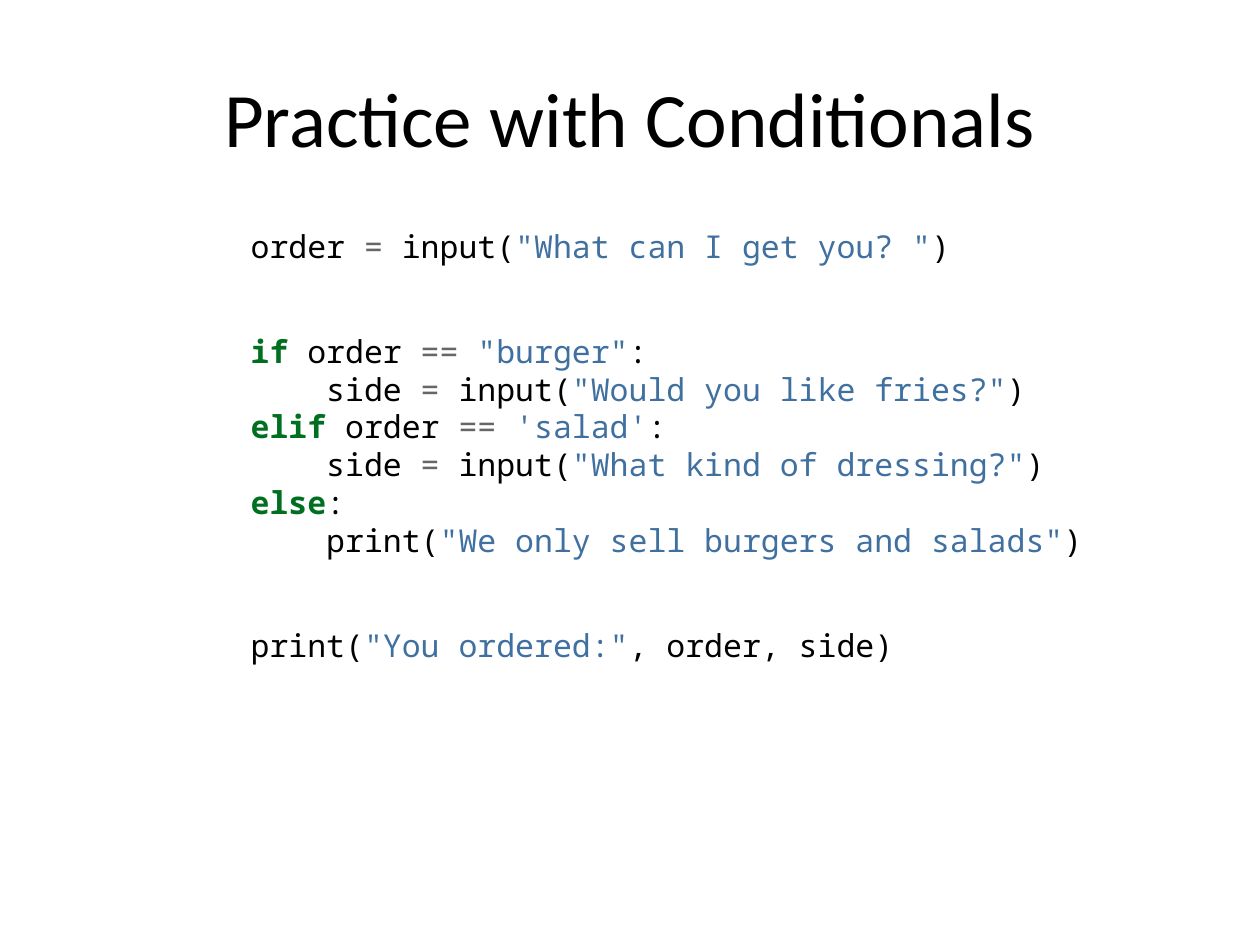
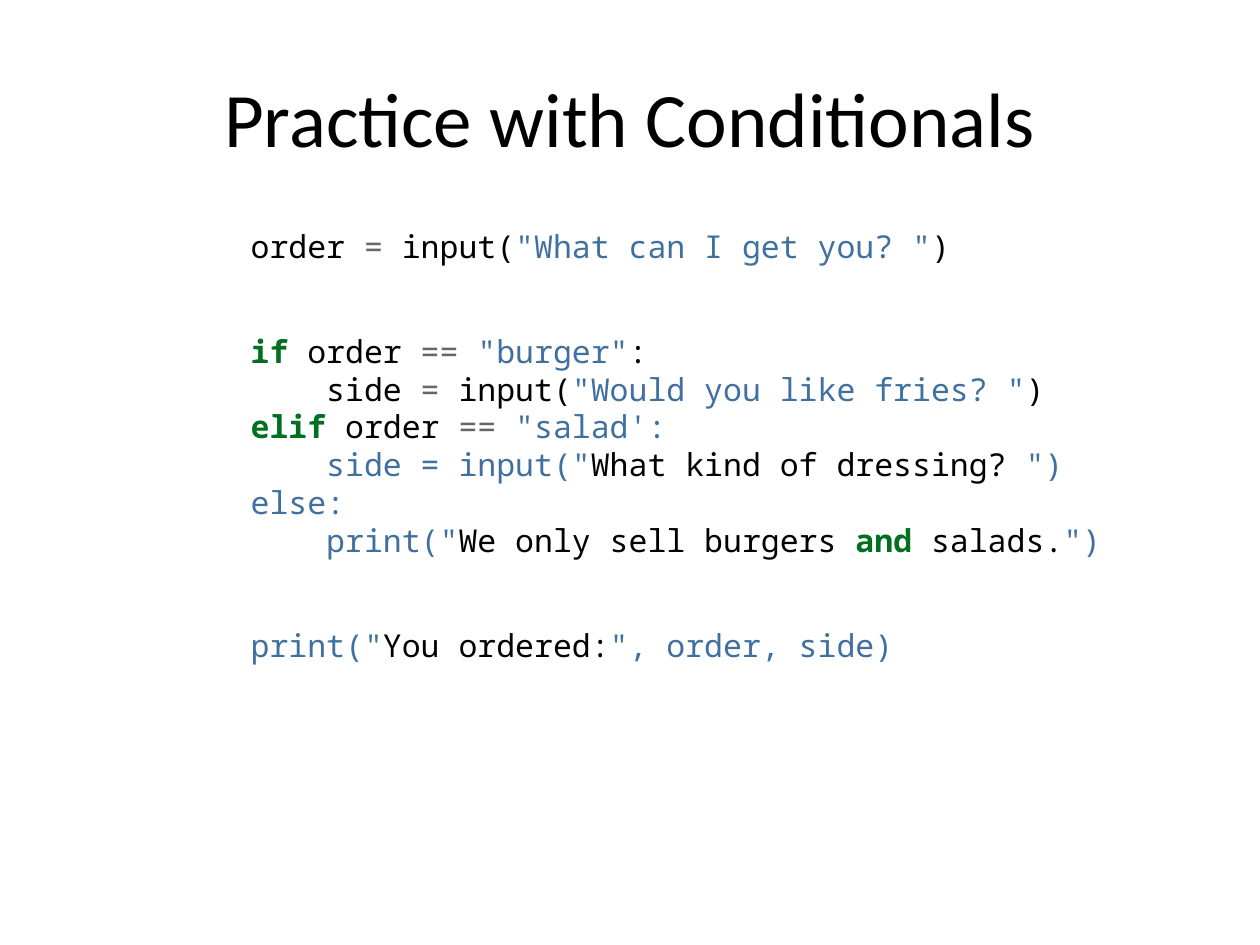
Before and after one commit to edsu/inst326, a slide deck: slide 21 of modules/module01/slides.pptx. Drawn at 1260x945 pixels with LibreOffice and Linux fonts; fonts in the diff are those of the drawing. Boxes give left, top, right and bottom in pixels: in the first picture for what was removed or moved away, otherwise in the second. Text is boxed around its words. In the diff, an @@ line names an element or a change of style, - is before the commit and + after.

```diff
--- a/modules/module01/slides.pptx
+++ b/modules/module01/slides.pptx
@@ text at [251, 234, 1101, 665]: text changed @@
-order = input("What can I get you? ")
-if order == "burger":
-side = input("Would you like fries?")
-elif order == 'salad':
-side = input("What kind of dressing?")
-else:
-print("We only sell burgers and salads")
-print("You ordered:", order, side)
+order = input("What can I get you? ")
+if order == "burger":
+side = input("Would you like fries? ")
+elif order == "salad':
+side = input("What kind of dressing? ")
+else:
+print("We only sell burgers and salads.")
+print("You ordered:", order, side)
```
Also in this commit, not shown: 1 other slide changed, 2 other files.
